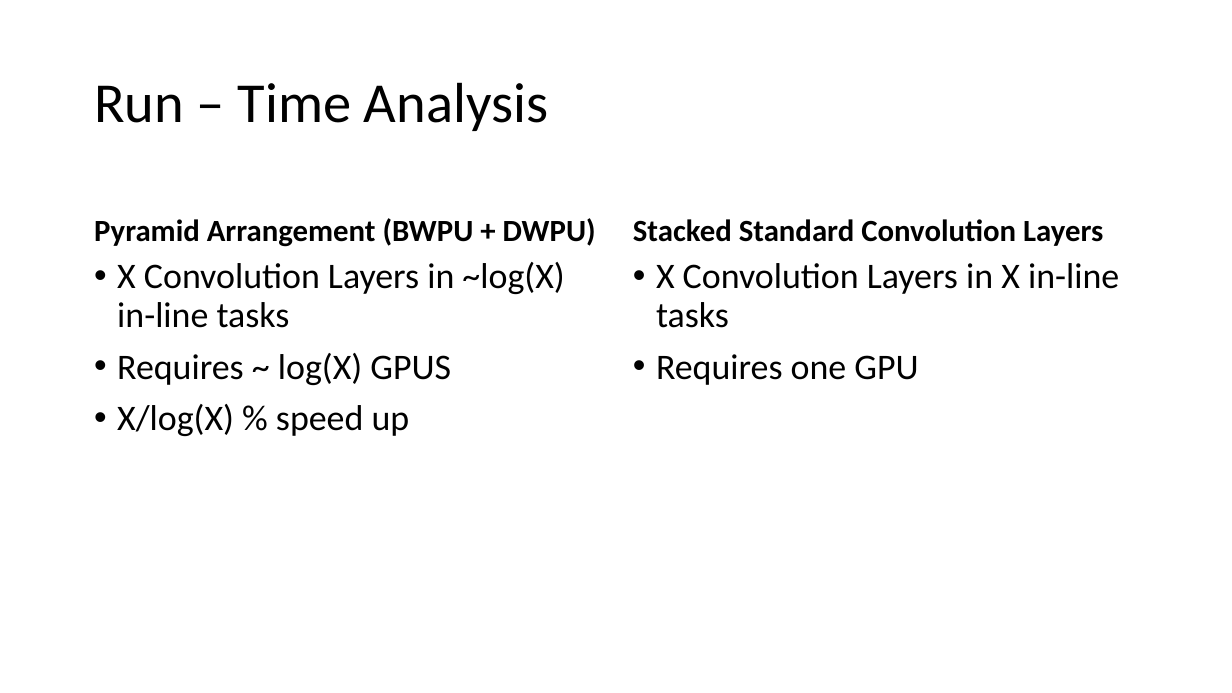
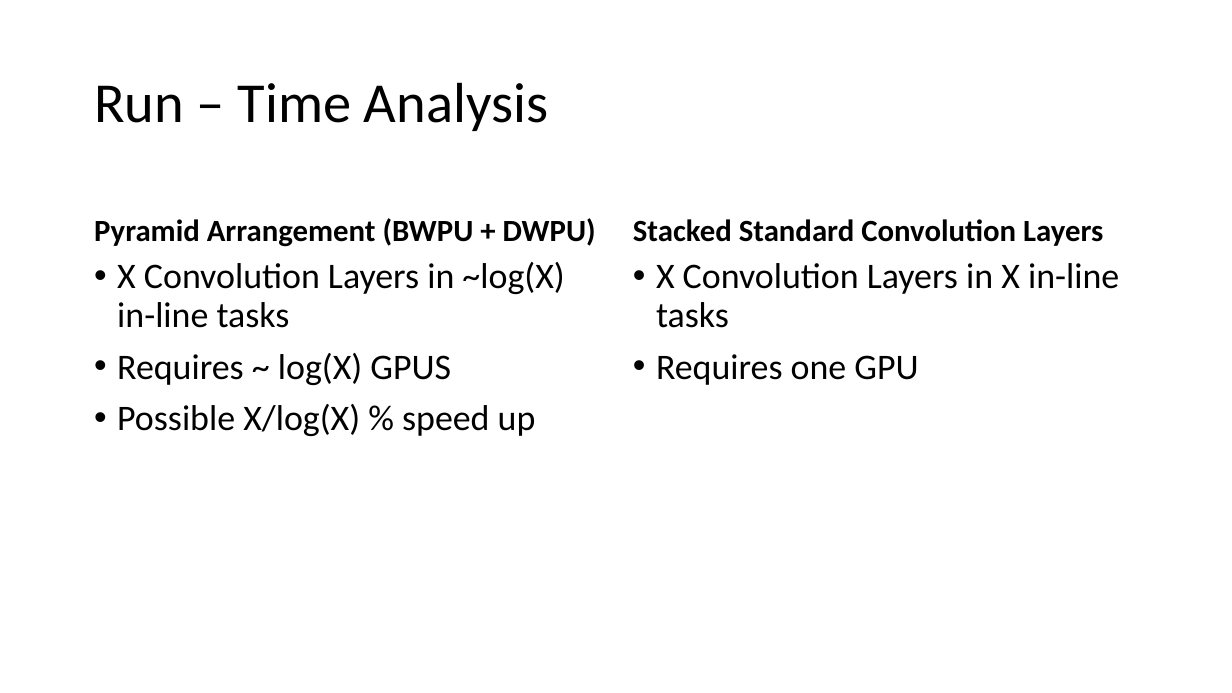
Before and after one commit to TNonet/weave_convolution, a slide deck: slide 13 of docs/weave_convolution_parl.pptx. Drawn at 1232x693 pixels with LibreOffice and Linux fonts; fonts in the diff are those of the drawing. Boxes give left, top, right and bottom in pixels: in the first picture for what was removed or moved away, otherwise in the second. Text is boxed around its words. In the diff, an @@ line names an element or a change of style, - is before the commit and + after.

```diff
--- a/docs/weave_convolution_parl.pptx
+++ b/docs/weave_convolution_parl.pptx
@@ text at <box>117,404,536,436</box>: text changed @@
-• X/log(X) % speed up
+• Possible X/log(X) % speed up
```
Also in this commit, not shown: 2 other slides changed, 2 slides added, 2 other files.
